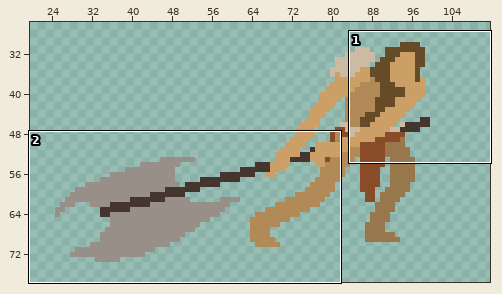
File history of a sprite sheet, Project/sprites/sAttackHB_Axe/98937752-72b2-4de3-aaf4-8a940d880f0f.png. The picture above shows the old version from afar; the outline marks the close-up.
Close-up. First the earlier version:
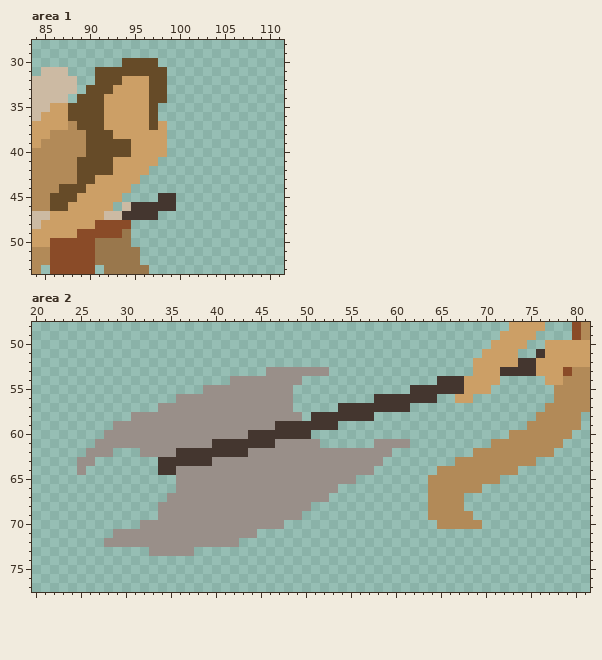
The file is 200x80 pixels. Shown: area 1: x 84..111, y 28..53; area 2: x 20..81, y 48..77. The wide view leaves out empty margins.
The same view after the edit:
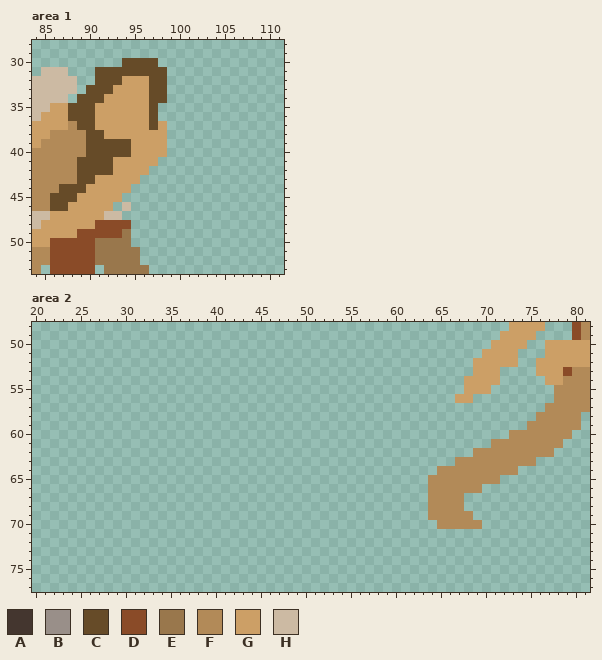
Palette (. is transparent): A #44362f  B #998f89  C #664b28  D #8a4b28  E #99774c  F #b28a58  G #cc9f66  H #ccbaa3
The exact change:
Area 1:
y 35..37: x 91 C -> G
y 38: x 92 C -> G
y 45: x 98..99 AA -> ..
y 46: x 95..99 AAAAA -> .....
y 47: x 94..97 AAAA -> ....
Area 2:
y 51: x 76 A -> .
y 52: x 74..75 AA -> ..
y 53: x 46..52 BBBBBBB -> .......; x 72..75 AAAA -> ....
y 54: x 42..49 BBBBBBBB -> ........; x 65..67 AAA -> ...
y 55: x 39..48 BBBBBBBBBB -> ..........; x 62..67 AAAAAA -> ......
y 56: x 36..48 BBBBBBBBBBBBB -> .............; x 58..64 AAAAAAA -> .......
y 57: x 34..48 BBBBBBBBBBBBBBB -> ...............; x 54..61 AAAAAAAA -> ........
y 58: x 31..49 BBBBBBBBBBBBBBBBBBB -> ...................; x 51..57 AAAAAAA -> .......
y 59: x 29..53 BBBBBBBBBBBBBBBBBBAAAAAAA -> .........................
y 60: x 28..50 BBBBBBBBBBBBBBBBAAAAAAA -> .......................
y 61: x 27..51 BBBBBBBBBBBBBAAAAAAABBBBB -> .........................; x 58..61 BBBB -> ....
y 62: x 26..28 BBB -> ...; x 32..59 BBBBAAAAAAAABBBBBBBBBBBBBBBB -> ............................
y 63: x 25..26 BB -> ..; x 34..58 AAAAAABBBBBBBBBBBBBBBBBBB -> .........................
y 64: x 25 B -> .; x 34..57 AABBBBBBBBBBBBBBBBBBBBBB -> ........................
y 65: x 36..55 BBBBBBBBBBBBBBBBBBBB -> ....................
y 66: x 36..53 BBBBBBBBBBBBBBBBBB -> ..................
y 67: x 35..52 BBBBBBBBBBBBBBBBBB -> ..................
y 68: x 34..50 BBBBBBBBBBBBBBBBB -> .................
y 69: x 34..49 BBBBBBBBBBBBBBBB -> ................
y 70: x 32..47 BBBBBBBBBBBBBBBB -> ................
y 71: x 29..44 BBBBBBBBBBBBBBBB -> ................
y 72: x 28..42 BBBBBBBBBBBBBBB -> ...............
y 73: x 33..37 BBBBB -> .....
